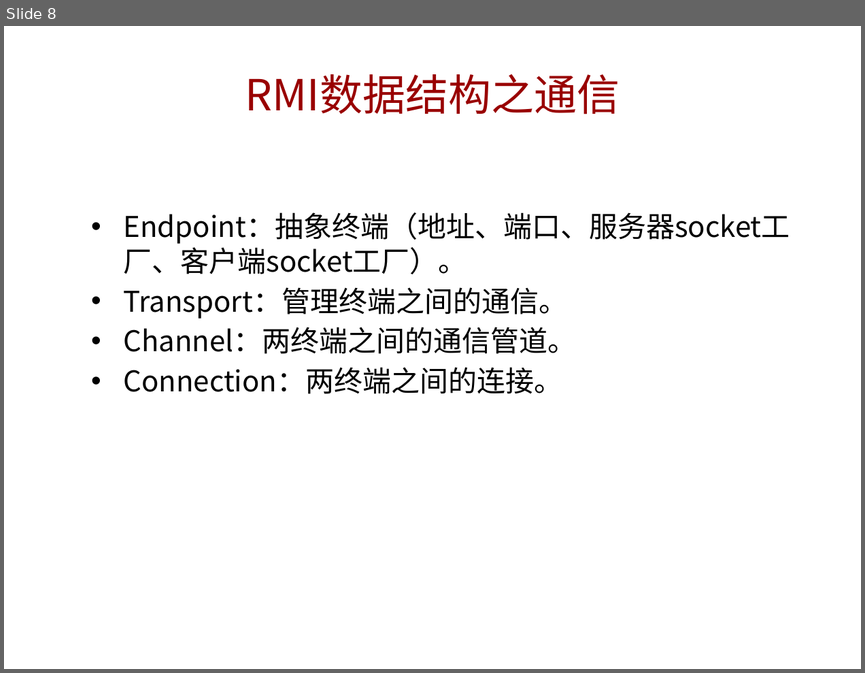
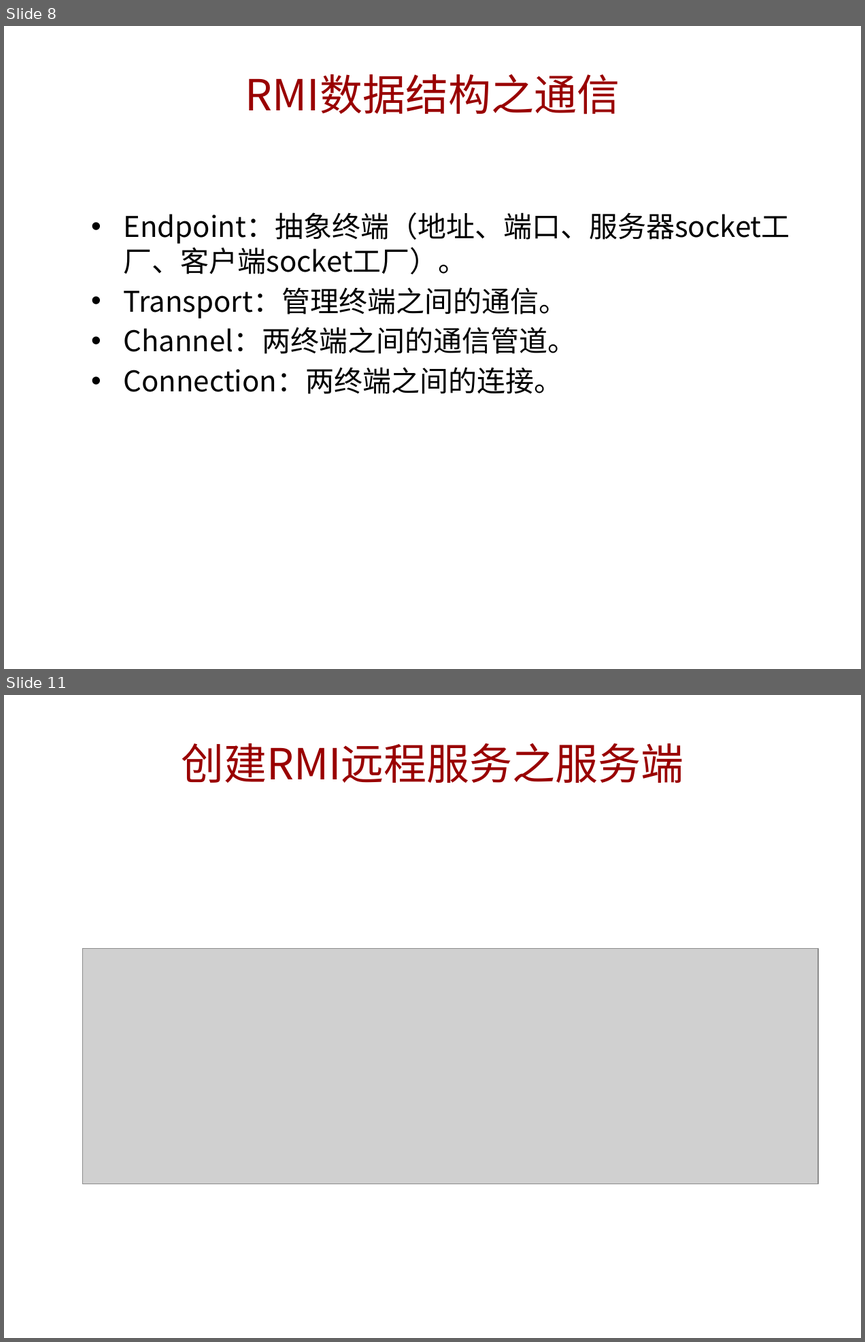
Before and after one commit to jianzijian/Hello-World, a slide deck: RMI学习分享.pptx. Shown one above the other, each under a label of ours: slide 8 before the commit, slides 8 and 11 after it; the slides between them are not shown. The pictures are 865x673 and 865x1342 pixels, drawn with LibreOffice and Linux fonts; fonts in the diff are those of the drawing; grey boxes stand for pictures; background and template pictures are left out. Boxes give left, top, right and bottom in pixels: in the first picture for what was removed or moved away, otherwise in the second. Text is boxed around its words. In the diff, an @@ line names an element or a change of style, - is before the commit and + after.

```diff
--- a/RMI学习分享.pptx
+++ b/RMI学习分享.pptx
@@ slide 11 added at bbox=[4, 695, 861, 1338], background picture (left out) @@
@@ title added at bbox=[181, 743, 684, 783], 36 pt, text #990000 @@
+创建RMI远程服务之服务端
@@ picture added at bbox=[83, 949, 818, 1184] @@
```
Also in this commit, not shown: 1 slide changed, 5 other slides added.
